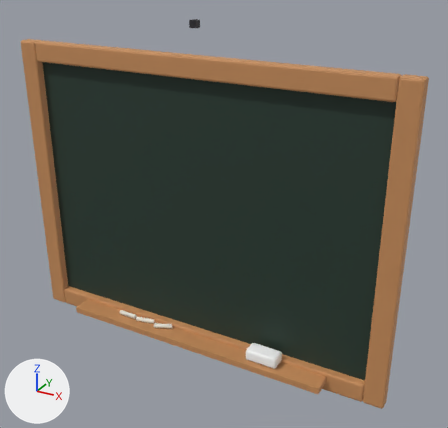
One commit to the glTF model assets/table_room/models/scoreboard.glb: the scene before it, then after it.
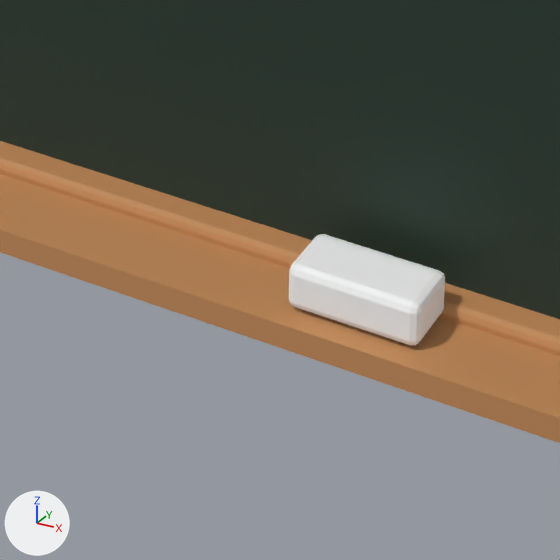
There are two pictures of each version: one whole from a camera (50 mm lens) standing at (0.882, -1.444, 1.137) and looking at (0.09, -0.004, 0.418), one close up on the part from 40% to 69% of the width and 67% to 98% of the height. The axes (+X, +Y, +Z) are drawn at lower left. The lights are the same throughout. The last two pictures show the newer version. Vertices at exactly the same position are counted once.

In view in the first close-up: 'Scoreboard'.
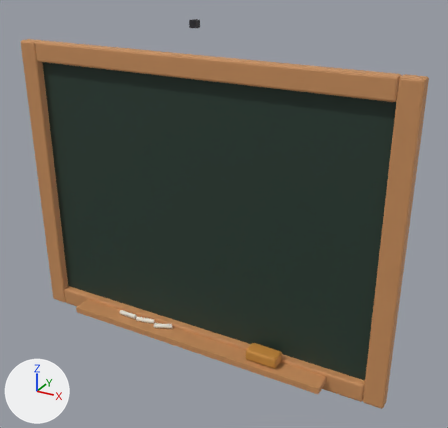
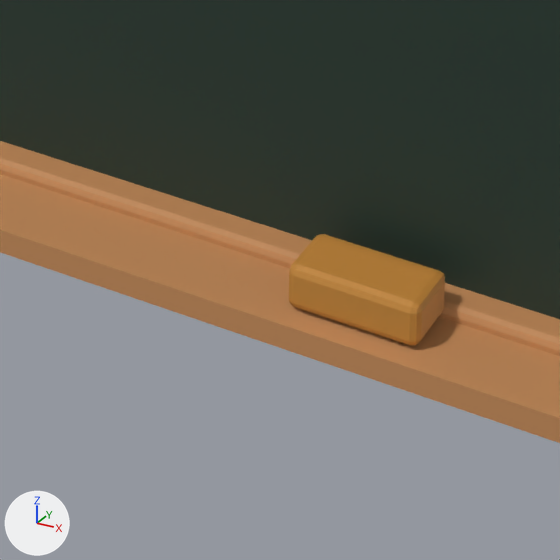
Where the change shows, as pixel boxes (x1, y1, x2, y2) in the close-ups (560 x 560 px):
part 1 of me_scoreboard, recoloured (darker)
    both: (289, 234, 445, 345)

Patch to the scene script:
```diff
--- a/assets/table_room/models/scoreboard.glb.py
+++ b/assets/table_room/models/scoreboard.glb.py
@@ mat_box_c88a3a @@
+mat_box_c88a3a = bpy.data.materials.new('box-c88a3a')
+# nodes: BsdfPrincipled, Mix, OutputMaterial, VertexColor
+# colours: orange #c88a3a, mixed with the vertex colours
@@ me_scoreboard @@
 me_scoreboard.from_pydata(...)  # 349 vertices, 660 faces; spans x -0.61..0.61, y -0.09..0.01, z -0.06..0.95
 # used by ob_scoreboard; location = (0.0, 0.0, 0.0)
+# me_scoreboard part 1: all 108 faces that had it switch from mat_box to mat_box_c88a3a
 me_scoreboard.materials.append(mat_chalkboard)
```
